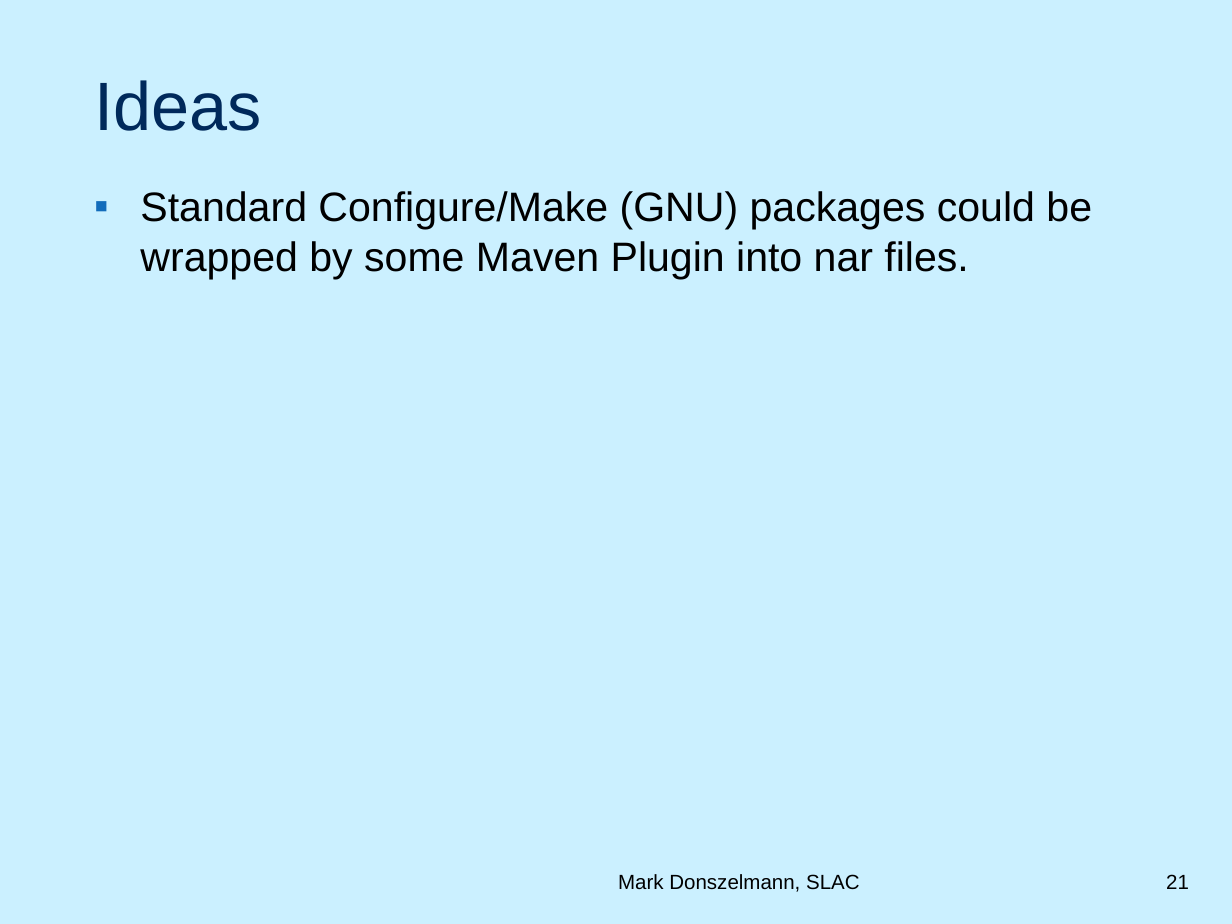
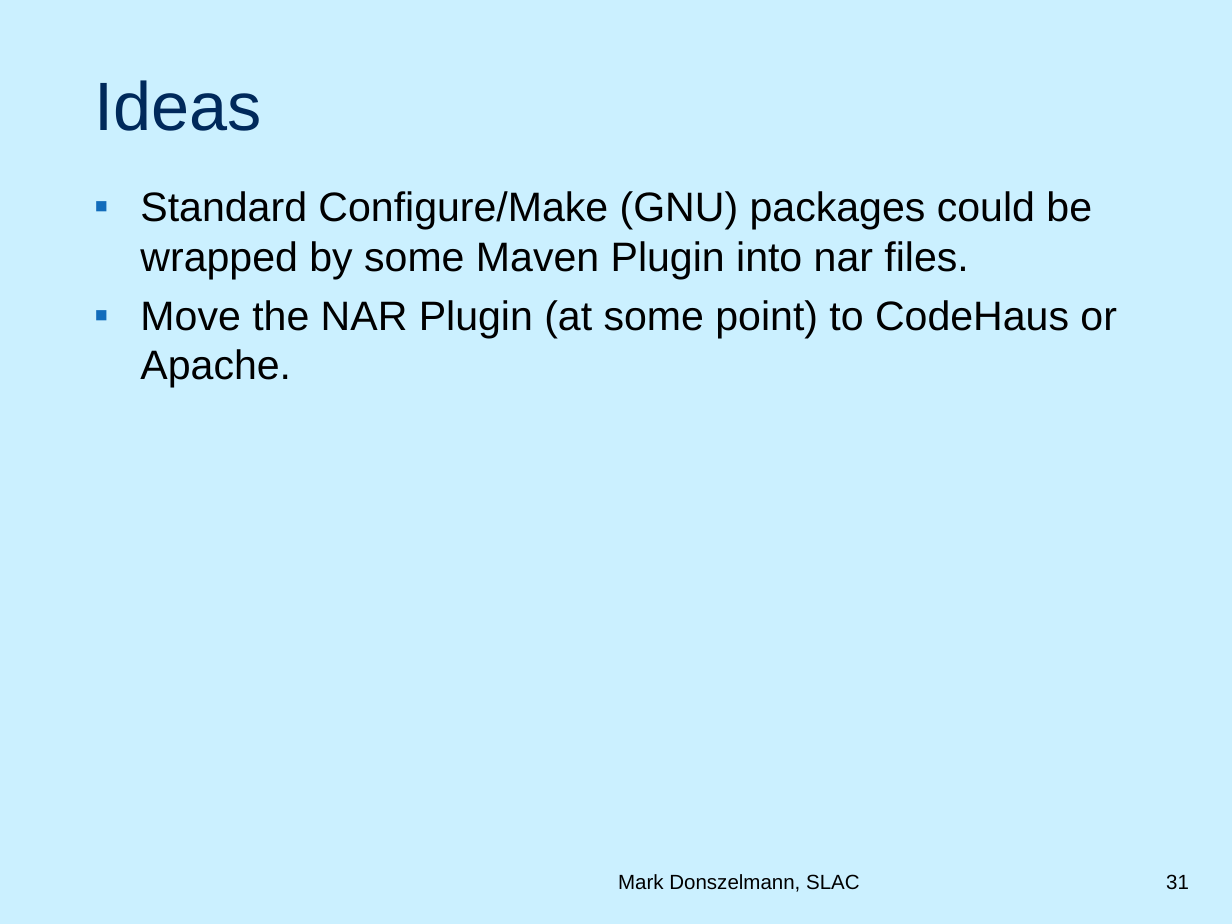
Before and after one commit to duns/freehep-nar-plugin, a slide deck: slide 31 of src/site/NARPlugin.ppt (slide 21 before the commit). Drawn at 1232x924 pixels with LibreOffice and Linux fonts; fonts in the diff are those of the drawing; background and template pictures are left out. Boxes give left, top, right and bottom in pixels: in the first picture for what was removed or moved away, otherwise in the second. Text is boxed around its words. In the diff, an @@ line names an element or a change of style, - is before the commit and + after.

```diff
--- a/src/site/NARPlugin.ppt
+++ b/src/site/NARPlugin.ppt
@@ text at (x1=140, y1=300, x2=1117, y2=388): paragraph added @@
+▪ Move the NAR Plugin (at some point) to CodeHaus or Apache.
@@ page number at (x1=1166, y1=874, x2=1189, y2=890): text changed @@
-21
+31
```
Also in this commit, not shown: 10 other slides changed, 10 slides added, 1 other file.
